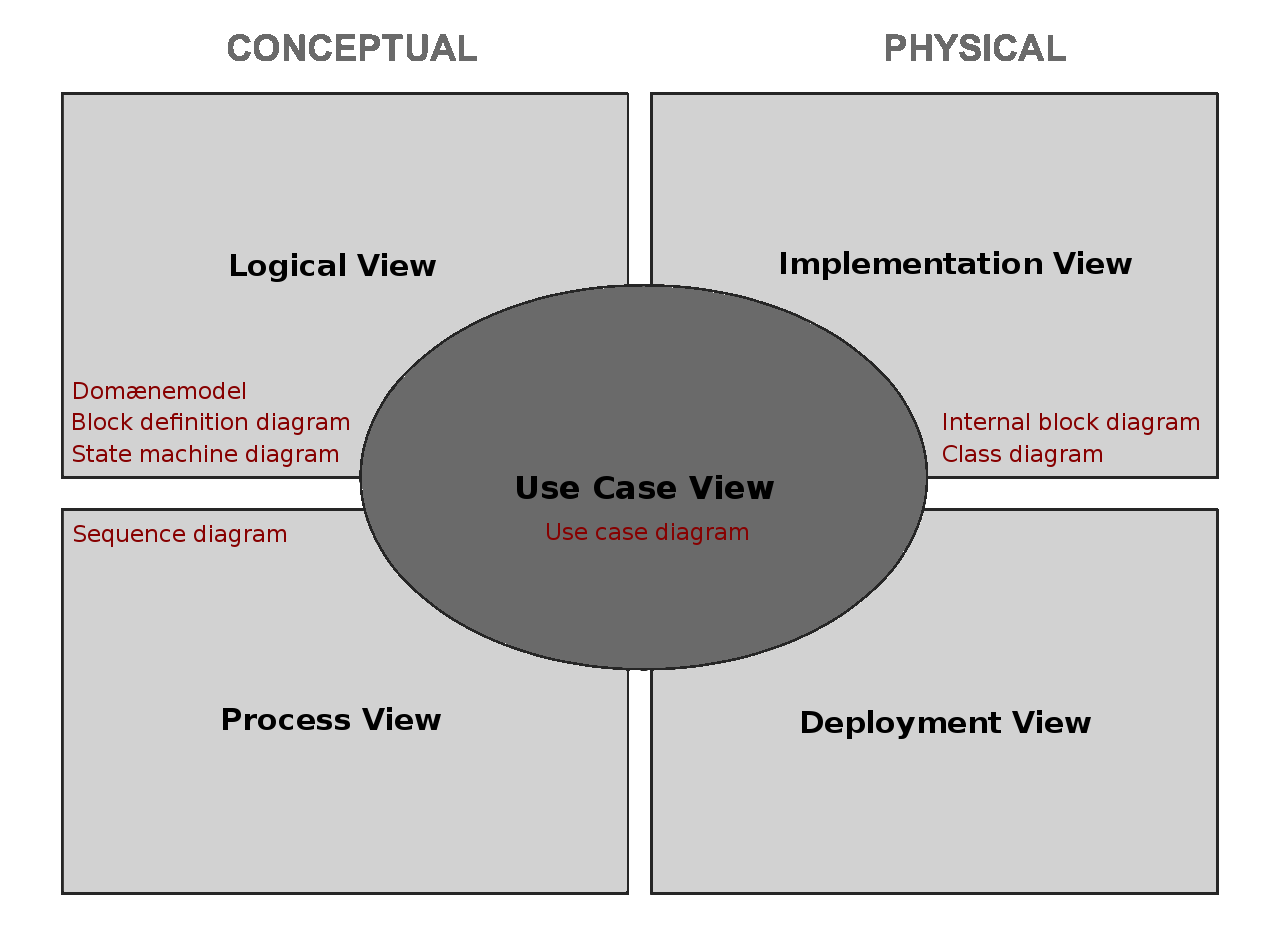
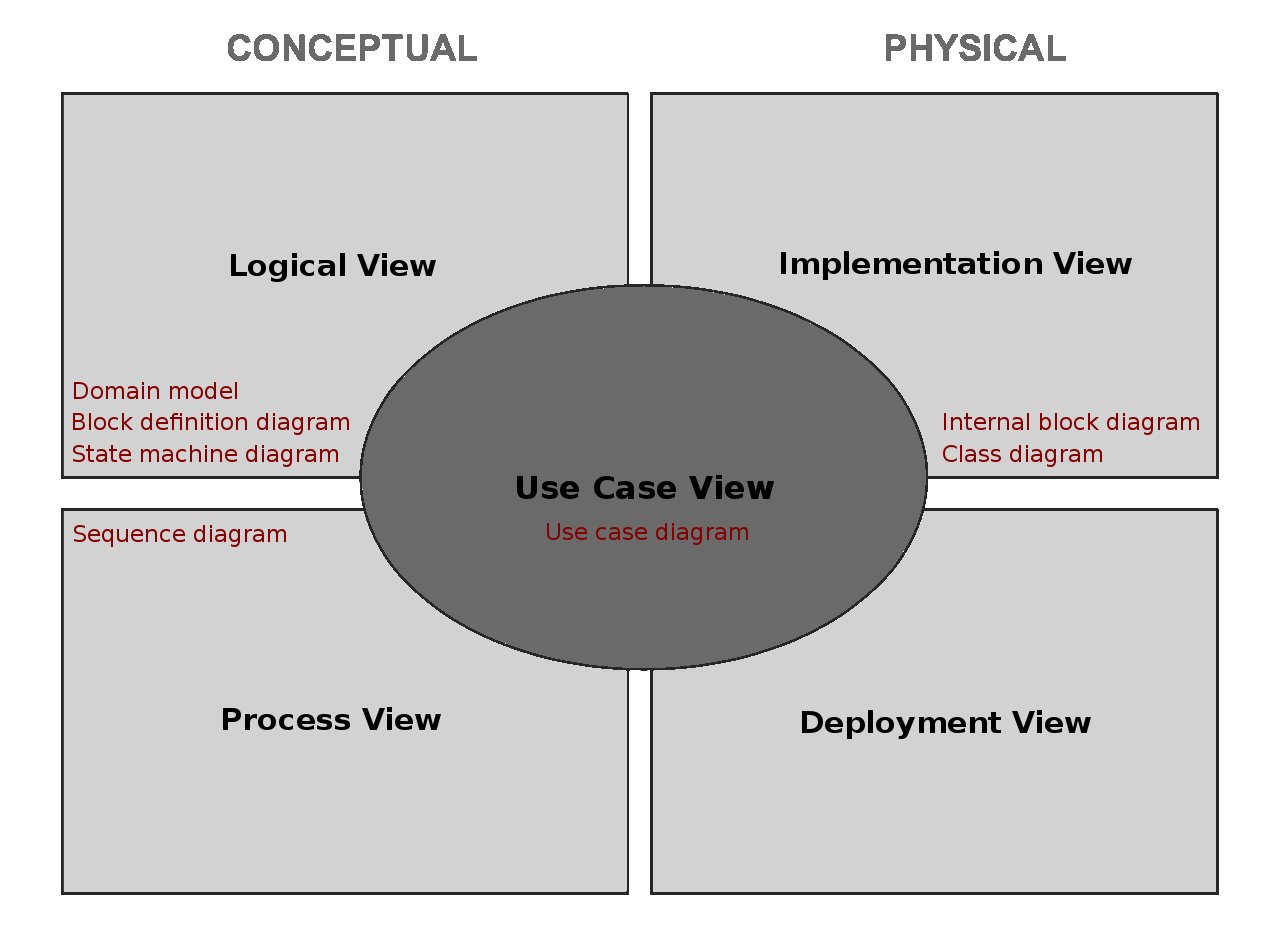
Layer changes from the first w=1276, h=944 image to the second:
renamed "Domænemodel" to "Domain model", painted on it over box(127, 382, 245, 399)
